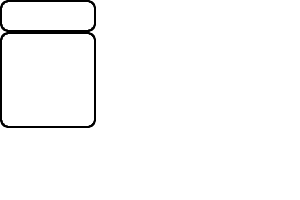
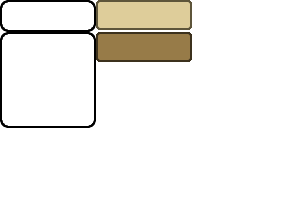
Two versions of the same layered image (300px x 200px). Layer-by-layer changes:
painted on "card_tiles.png" over (96, 0, 192, 62)
